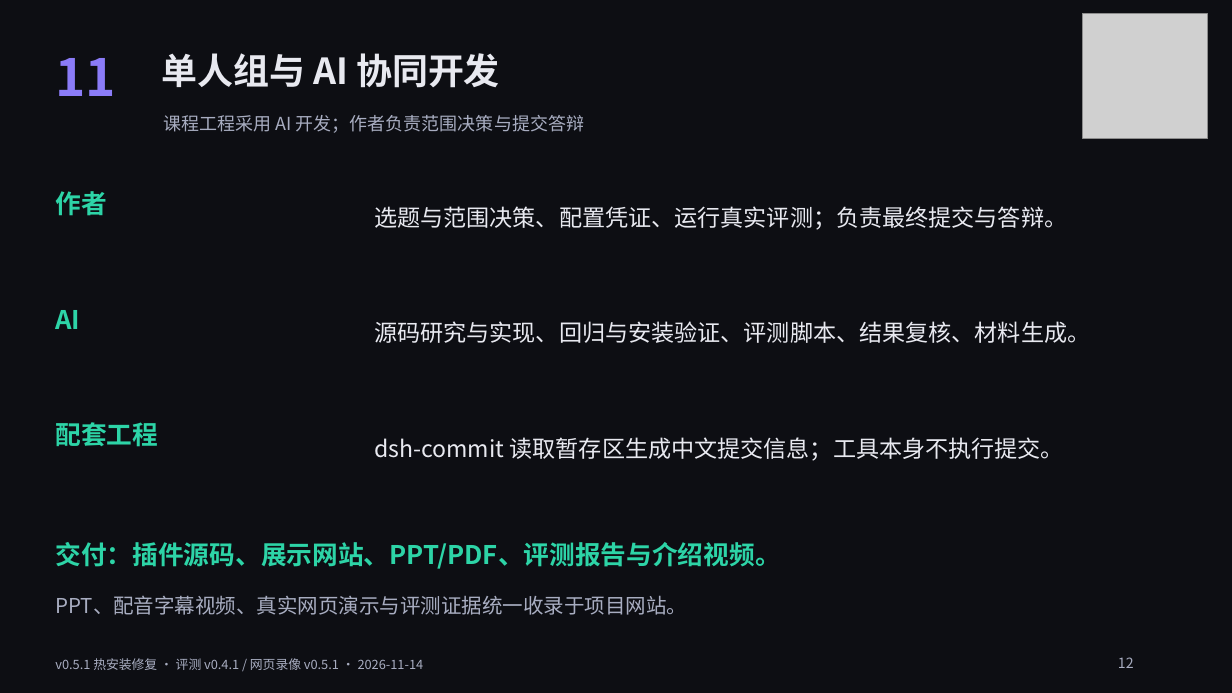
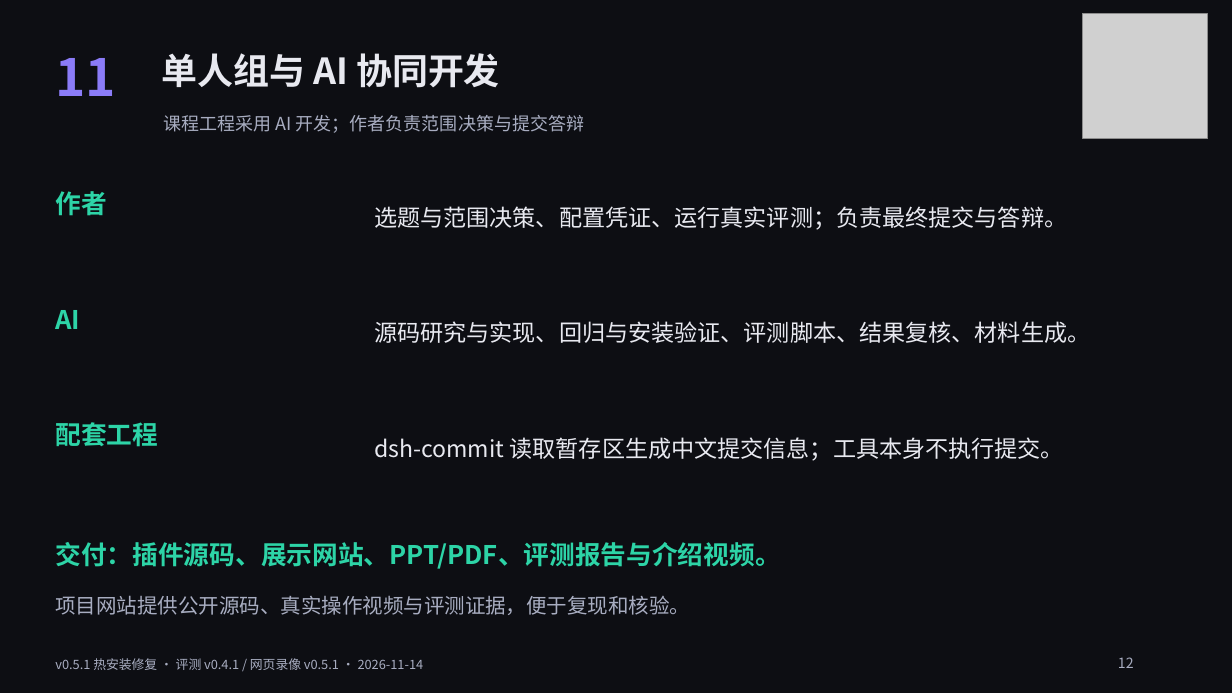
Before and after one commit to ChenYueqi2024/dsh-memory, a slide deck: slide 12 of downloads/dsh-memory-defense.pptx. Drawn at 1232x693 pixels with LibreOffice and Linux fonts; fonts in the diff are those of the drawing; grey boxes stand for pictures. Boxes give left, top, right and bottom in pixels: in the first picture for what was removed or moved away, otherwise in the second. Text is boxed around its words. In the diff, an @@ line names an element or a change of style, - is before the commit and + after.

Commit message:
docs: 同步真实截图答辩材料与逐页讲稿

```diff
--- a/downloads/dsh-memory-defense.pptx
+++ b/downloads/dsh-memory-defense.pptx
@@ text at (x1=55, y1=595, x2=690, y2=615): text changed @@
-PPT、配音字幕视频、真实网页演示与评测证据统一收录于项目网站。
+项目网站提供公开源码、真实操作视频与评测证据，便于复现和核验。
```
Also in this commit, not shown: 7 other slides changed, 1 slide added, 1 slide removed, 4 other files.
